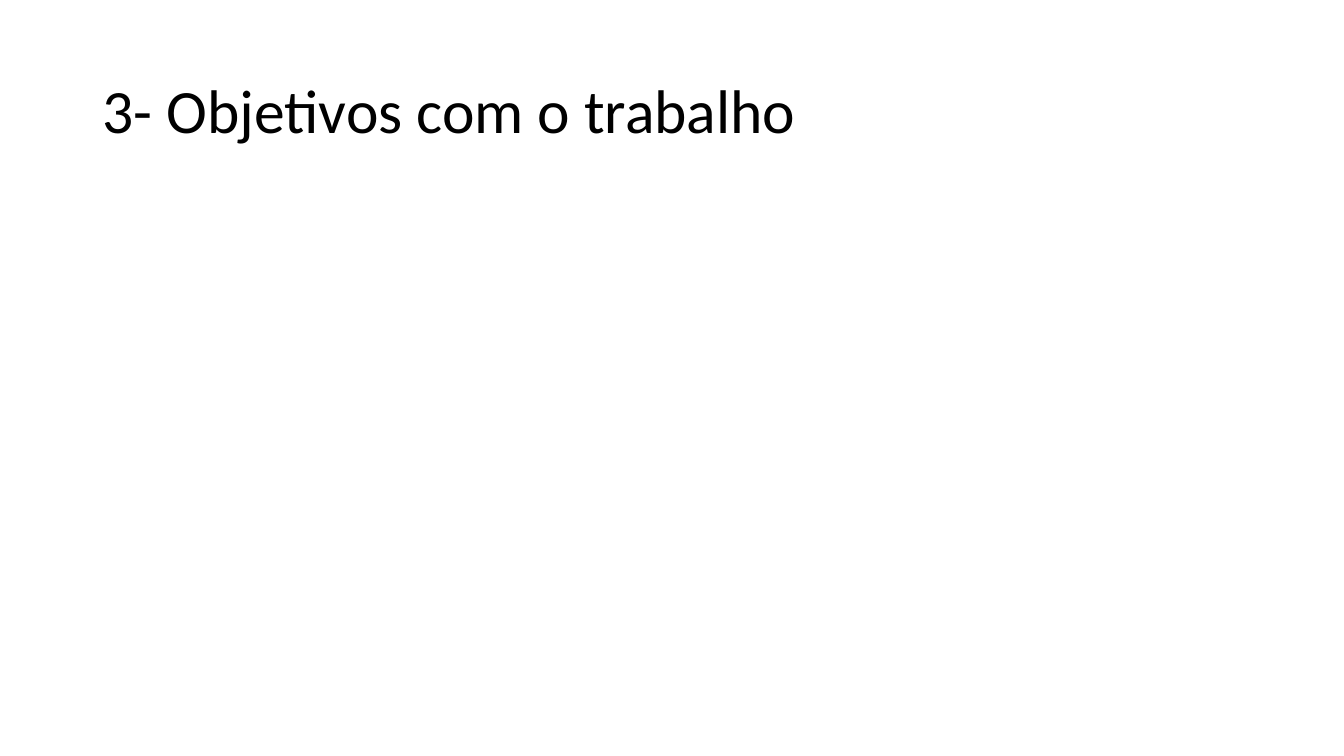
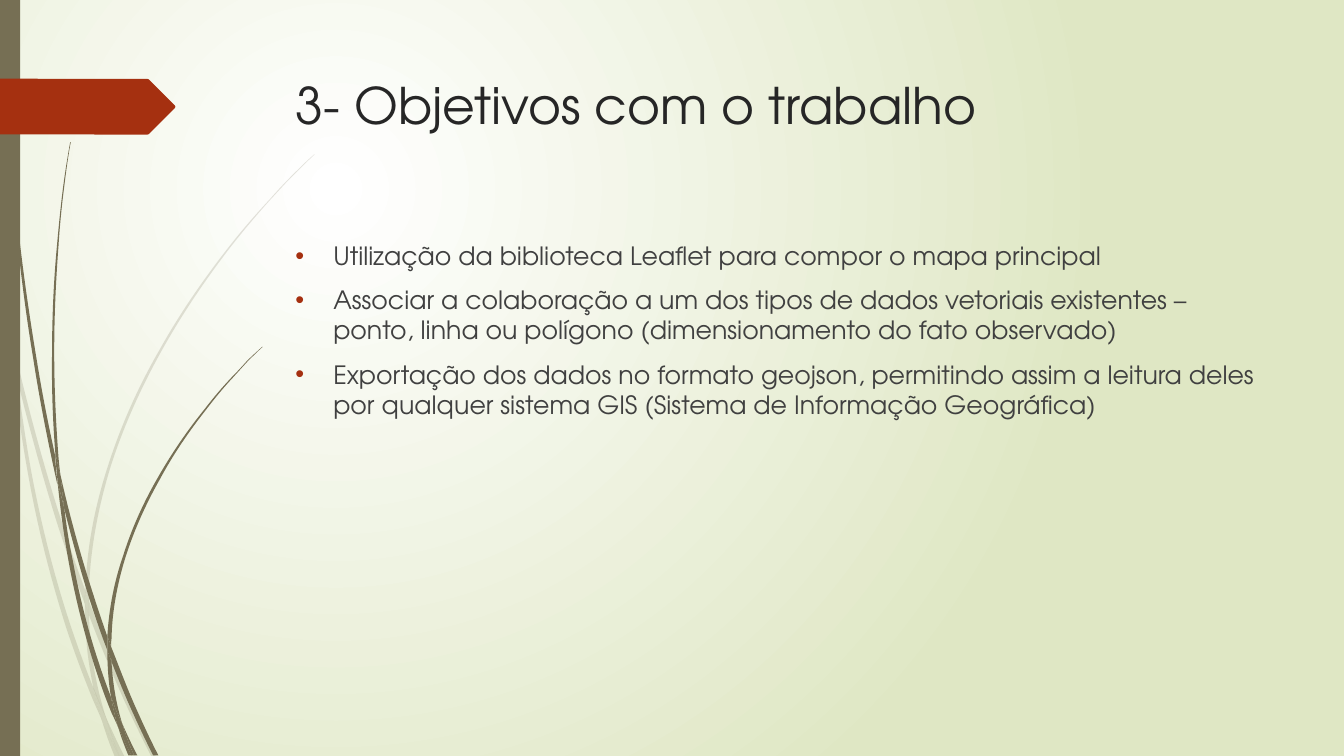
Before and after one commit to TavaresCarlos/TCC, a slide deck: slide 7 of apresentação-do-sistema/apresentação-01.pptx. Drawn at 1344x756 pixels with LibreOffice and Linux fonts; fonts in the diff are those of the drawing. Boxes give left, top, right and bottom in pixels: in the first picture for what was removed or moved away, otherwise in the second. Text is boxed around its words. In the diff, an @@ line names an element or a change of style, - is before the commit and + after.

```diff
--- a/apresentação-do-sistema/apresentação-01.pptx
+++ b/apresentação-do-sistema/apresentação-01.pptx
@@ background #FFFFFF to gradient #FFFFFF to #DFE8C4 @@
@@ rectangle added at (x1=0, y1=0, x2=20, y2=756), fill #766F54 @@
@@ freeform shape added at (x1=0, y1=79, x2=175, y2=134), fill #A53010 @@
@@ title "3- Objetivos com o trabalho" moved from (x1=102, y1=90, x2=795, y2=144) to (x1=296, y1=86, x2=977, y2=134) @@
@@ title "3- Objetivos com o trabalho" at (x1=296, y1=86, x2=977, y2=134): size 44 to 36 pt, font Calibri to TeX Gyre Adventor, text colour #000000 to #262626; line spacing 0.9 to 1; vertical alignment middle to top @@
@@ text added at (x1=333, y1=246, x2=1254, y2=420), 18 pt, text #404040 @@
+• Utilização da biblioteca Leaflet para compor o mapa principal
+• Associar a colaboração a um dos tipos de dados vetoriais existentes – ponto, linha ou polígono (dimensionamento do fato observado)
+• Exportação dos dados no formato geojson, permitindo assim a leitura deles por qualquer sistema GIS (Sistema de Informação Geográfica)
@@ group added at (x1=0, y1=154, x2=315, y2=756): 10 freeform shapes @@
@@ group added at (x1=3, y1=0, x2=262, y2=756): 12 freeform shapes @@
```
Also in this commit, not shown: 11 other slides changed, 1 slide added, 1 slide removed, 3 other files.
